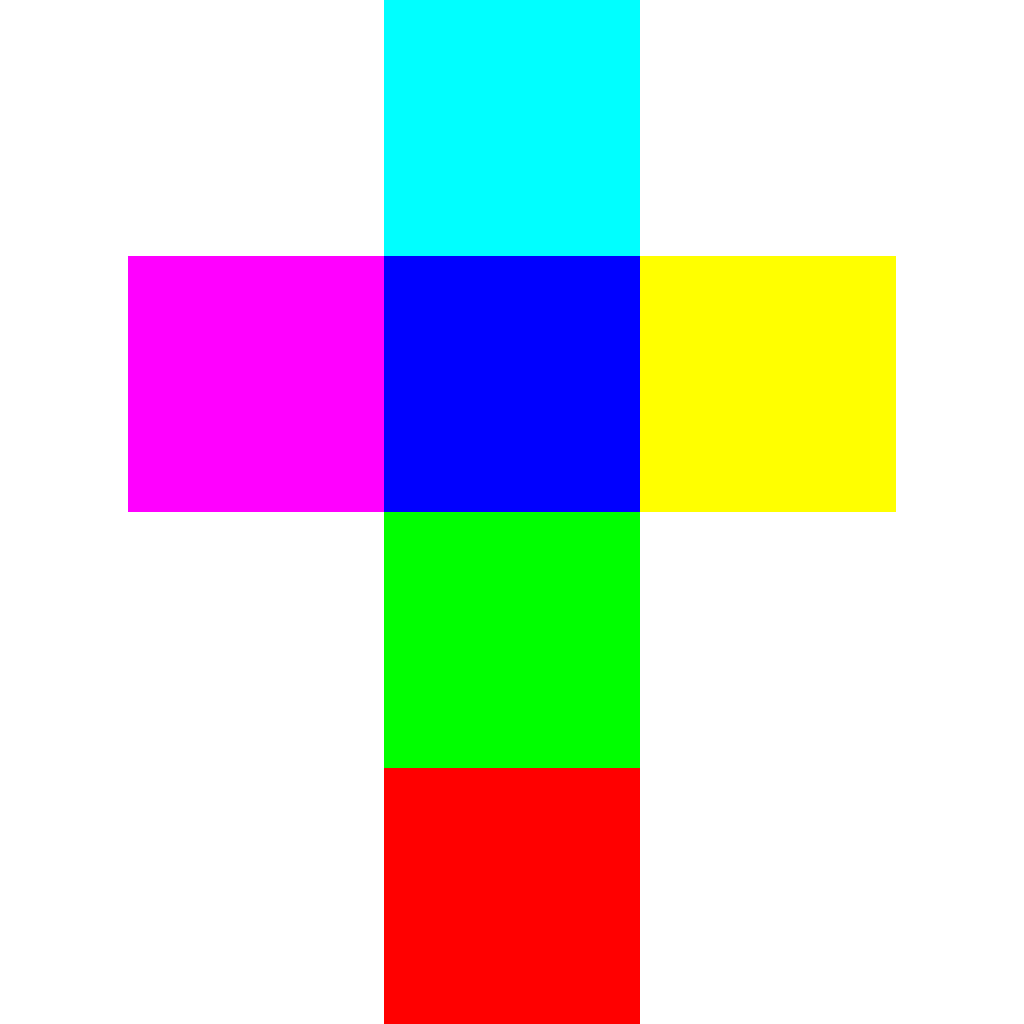
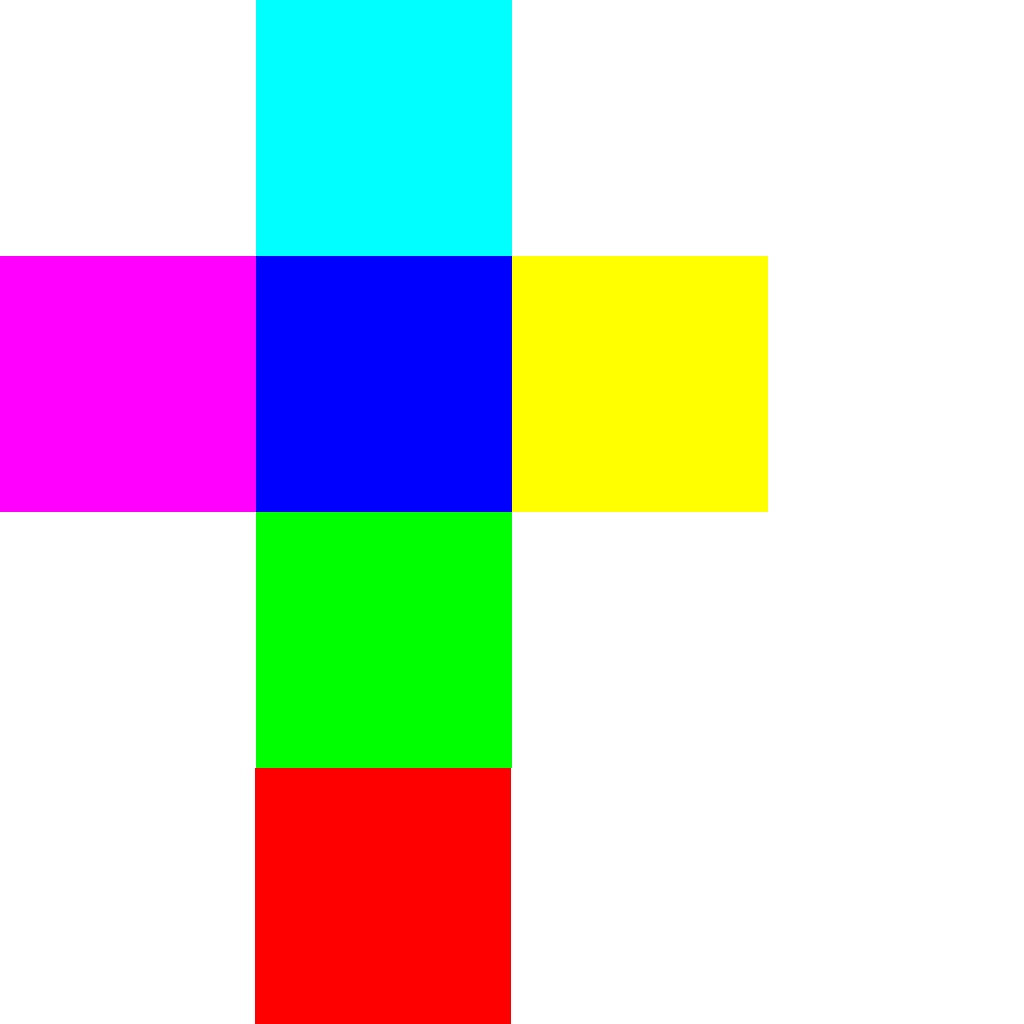
Comparing the layer stacks of the two 1024 x 1024 images. Changes:
removed layer "Pasted Layer copy" over bbox(511, 768, 640, 1024)
painted on "Background" over bbox(0, 0, 896, 1024)
